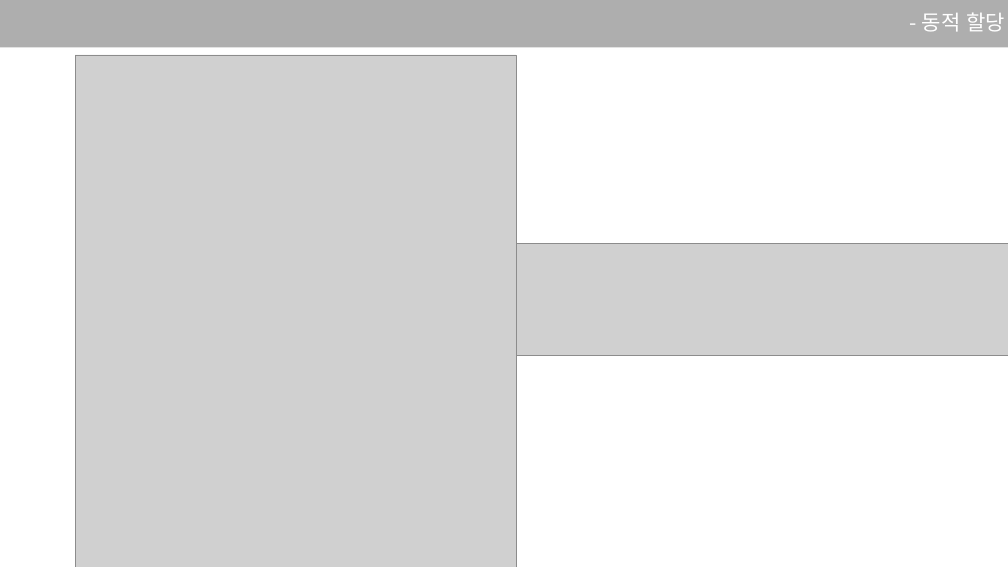
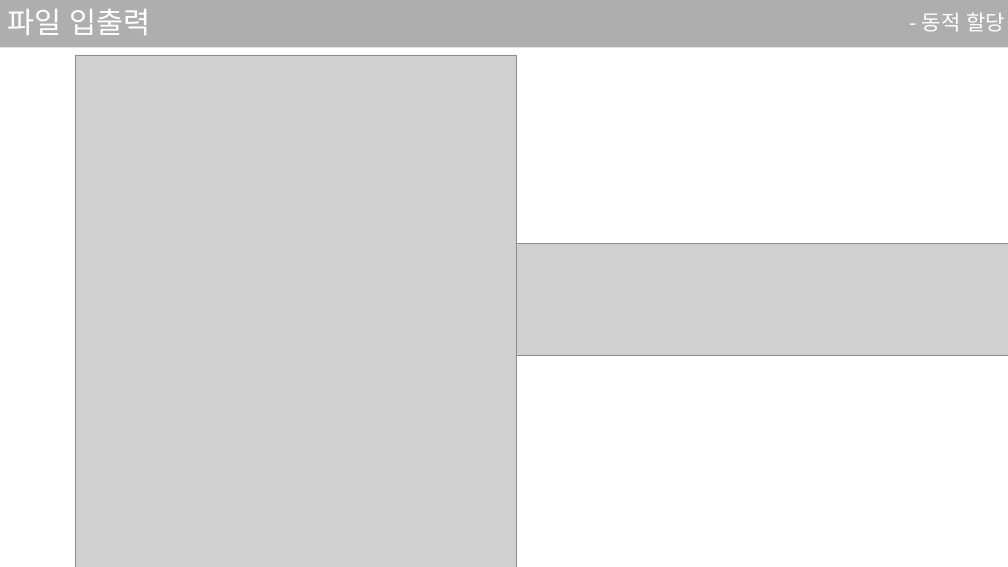
Before and after one commit to sjsjsj1246/EC_C_Language_Study, a slide deck: slide 30 of ppt/7강.pptx. Drawn at 1008x567 pixels with LibreOffice and Linux fonts; fonts in the diff are those of the drawing; grey boxes stand for pictures. Boxes give left, top, right and bottom in pixels: in the first picture for what was removed or moved away, otherwise in the second. Text is boxed around its words. In the diff, an @@ line names an element or a change of style, - is before the commit and + after.

```diff
--- a/ppt/7강.pptx
+++ b/ppt/7강.pptx
@@ title added at <box>8,9,151,35</box>, 28 pt, text #FFFFFF @@
+파일 입출력
```
Also in this commit, not shown: 11 other slides changed, 2 other files.
